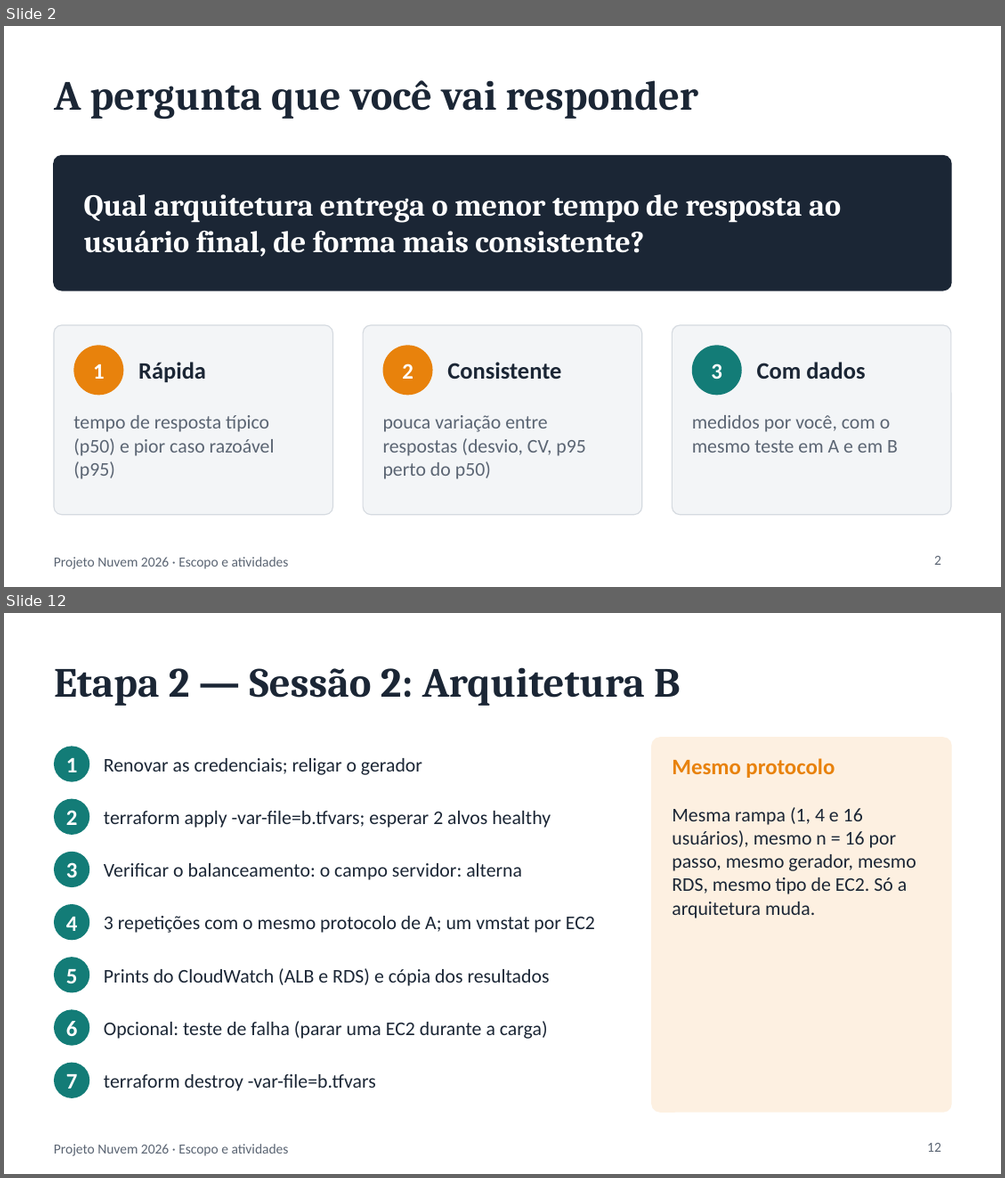
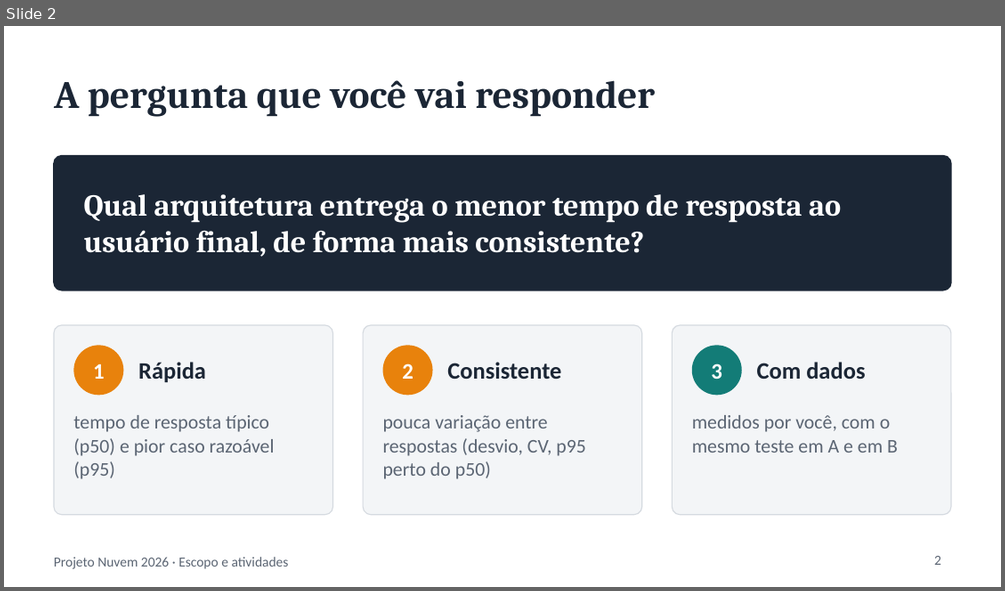
Before and after one commit to emadruga/projeto-aws-chatbot, a slide deck: docs/slides/ESCOPO_E_ATIVIDADES.pptx. Shown one above the other, each under a label of ours: slides 2 and 12 before the commit, slide 2 after it; the slides between them are not shown. The pictures are 1005x1178 and 1005x591 pixels, drawn with LibreOffice and Linux fonts; fonts in the diff are those of the drawing. Boxes give left, top, right and bottom in pixels: in the first picture for what was removed or moved away, otherwise in the second. Text is boxed around its words. In the diff, an @@ line names an element or a change of style, - is before the commit and + after.

```diff
--- a/docs/slides/ESCOPO_E_ATIVIDADES.pptx
+++ b/docs/slides/ESCOPO_E_ATIVIDADES.pptx
@@ slide 12 removed at (4, 613, 1001, 1174), background #FFFFFF; not listed: 1 template element that a slide beside it also shows @@
@@ title removed at (54, 667, 680, 706) @@
-Etapa 2 — Sessão 2: Arquitetura B
@@ ellipse removed at (54, 746, 89, 781) @@
-1
@@ rounded rectangle removed at (652, 738, 951, 1111) @@
@@ text removed at (104, 758, 422, 775) @@
-Renovar as credenciais; religar o gerador
@@ text removed at (672, 758, 834, 778) @@
-Mesmo protocolo
@@ ellipse removed at (54, 798, 89, 835) @@
-2
@@ text removed at (104, 811, 550, 827) @@
-terraform apply -var-file=b.tfvars; esperar 2 alvos healthy
@@ text removed at (672, 807, 916, 918) @@
-Mesma rampa (1, 4 e 16 usuários), mesmo n = 16 por passo, mesmo gerador, mesmo RDS, mesmo tipo de EC2. Só a arquitetura muda.
@@ ellipse removed at (54, 852, 89, 887) @@
-3
@@ text removed at (104, 863, 522, 880) @@
-Verificar o balanceamento: o campo servidor: alterna
@@ ellipse removed at (54, 904, 89, 940) @@
-4
@@ text removed at (104, 916, 595, 933) @@
-3 repetições com o mesmo protocolo de A; um vmstat por EC2
@@ ellipse removed at (54, 957, 89, 993) @@
-5
@@ text removed at (104, 968, 550, 986) @@
-Prints do CloudWatch (ALB e RDS) e cópia dos resultados
@@ ellipse removed at (54, 1010, 89, 1046) @@
-6
@@ text removed at (104, 1021, 548, 1038) @@
-Opcional: teste de falha (parar uma EC2 durante a carga)
@@ ellipse removed at (54, 1062, 89, 1098) @@
-7
@@ text removed at (104, 1074, 376, 1091) @@
-terraform destroy -var-file=b.tfvars
@@ page number removed at (927, 1143, 941, 1151) @@
-12
@@ slide 2 changed as well @@
@@ title "A pergunta que você vai ..." at (54, 80, 655, 117): size 30 to 28 pt @@
```
Also in this commit, not shown: 10 other slides changed, 13 slides added, 7 other slides removed, 5 other files.
